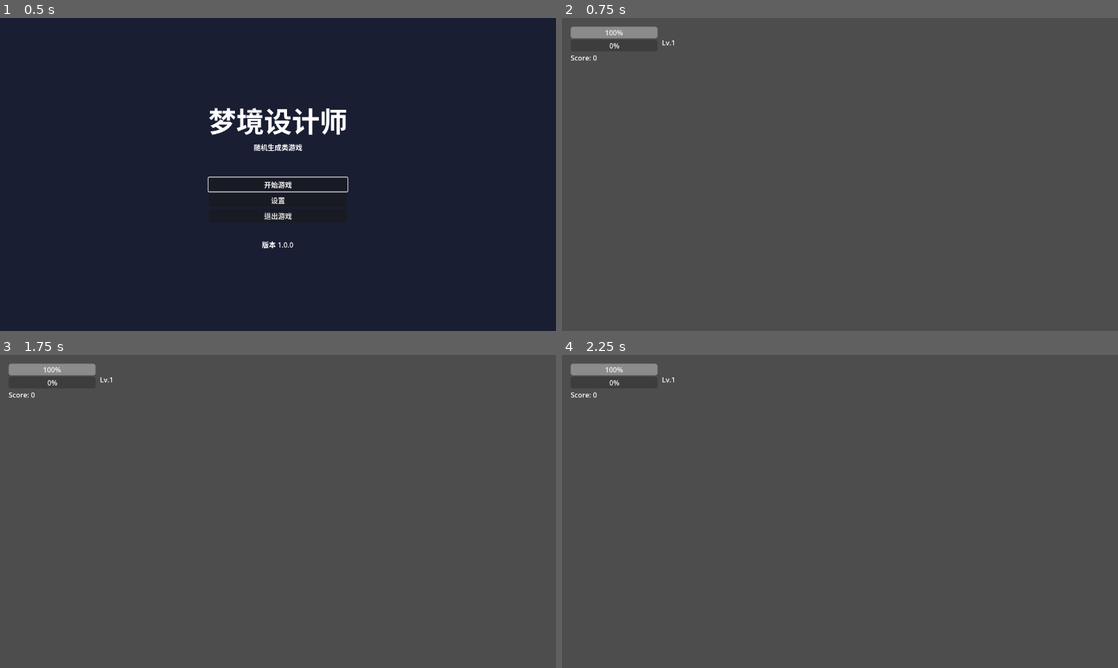
Above: before the commit, frames 1-4 (two rows, left to right).
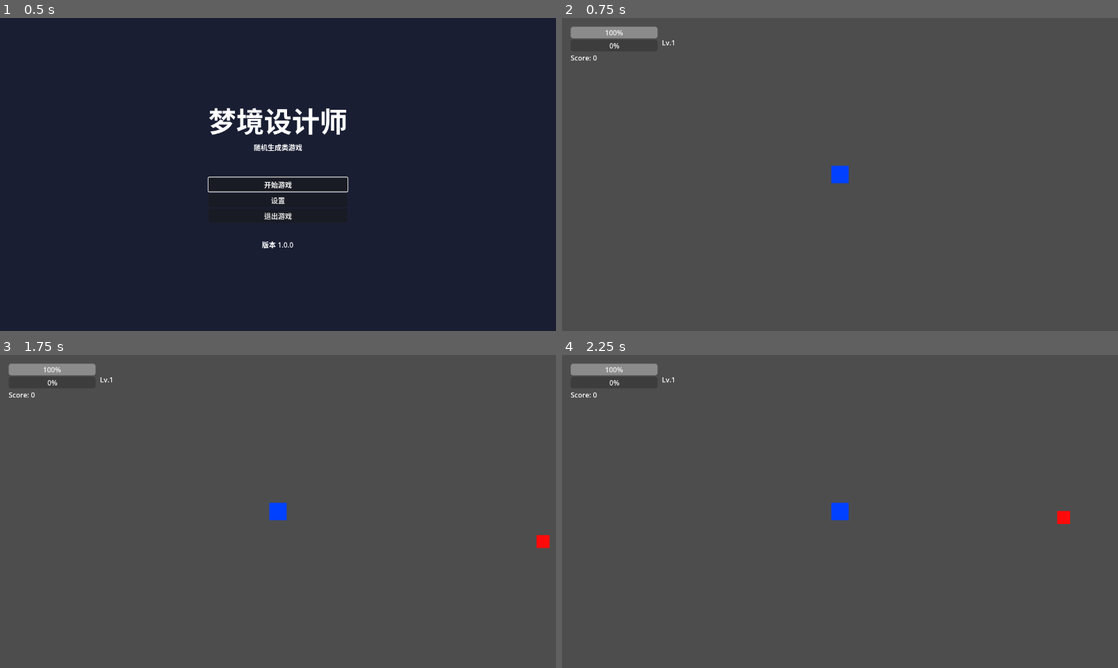
Above: after the commit, the same moments.

Repository: qaz8580111/OneiricDesigner
Game: Godot game, scene res://scenes/core/Main.tscn
Two runs of this game, one before a commit and one after it. Both use one fixed random seed, a clock stepped at 60 frames per second and the inputs below.
Inputs (mouse positions are in pixels of both pictures, inside the frame that each line leads up to):
- Up to frame 1 (0.5 s): no input
- Up to frame 2 (0.75 s): click "开始游戏" at 0.5 s
- Up to frame 3 (1.75 s): tap Enter (game_confirm) at 1.25, 1.35 s; move the mouse to (400, 495) at 1.27 s; hold Right (ui_right) from 1.28 s (still down); click (400, 495) at 1.42 s
- Up to frame 4 (2.25 s): move the mouse to (728, 527) at 2.02 s; release Right (ui_right) at 2.03 s; hold S (game_move_down) from 2.03 s (still down); tap Space (game_shoot) at 2.1 s

Frame 1 is identical in both runs. In frame 2, 0.2% of the frame differs, in the area x 48-52%, y 47-53%; in frame 3, 0.3%, in the area x 48-99%, y 47-62%; in frame 4, 0.3%.

Commit message:
基础主界面搭建完毕

Diff:
--- a/project.godot
+++ b/project.godot
@@ -37,6 +37,18 @@
 , Object(InputEventJoypadButton,"resource_local_to_scene":false,"resource_name":"","device":0,"button_index":7,"pressure":0.0,"pressed":false,"script":null)
 ]
 }
+ui_left={
+"deadzone": 0.5,
+"events": [Object(InputEventKey,"resource_local_to_scene":false,"resource_name":"","device":0,"window_id":0,"alt_pressed":false,"shift_pressed":false,"ctrl_pressed":false,"meta_pressed":false,"pressed":false,"keycode":0,"physical_keycode":4194319,"key_label":0,"unicode":0,"location":0,"echo":false,"script":null)
+, Object(InputEventJoypadButton,"resource_local_to_scene":false,"resource_name":"","device":0,"button_index":14,"pressure":0.0,"pressed":false,"script":null)
+]
+}
+ui_right={
+"deadzone": 0.5,
+"events": [Object(InputEventKey,"resource_local_to_scene":false,"resource_name":"","device":0,"window_id":0,"alt_pressed":false,"shift_pressed":false,"ctrl_pressed":false,"meta_pressed":false,"pressed":false,"keycode":0,"physical_keycode":4194321,"key_label":0,"unicode":0,"location":0,"echo":false,"script":null)
+, Object(InputEventJoypadButton,"resource_local_to_scene":false,"resource_name":"","device":0,"button_index":15,"pressure":0.0,"pressed":false,"script":null)
+]
+}
 ui_up={
 "deadzone": 0.5,
 "events": [Object(InputEventKey,"resource_local_to_scene":false,"resource_name":"","device":0,"window_id":0,"alt_presse …(194 unchanged characters)…
@@ -49,18 +61,6 @@
 , Object(InputEventJoypadButton,"resource_local_to_scene":false,"resource_name":"","device":0,"button_index":13,"pressure":0.0,"pressed":false,"script":null)
 ]
 }
-ui_left={
-"deadzone": 0.5,
-"events": [Object(InputEventKey,"resource_local_to_scene":false,"resource_name":"","device":0,"window_id":0,"alt_pressed":false,"shift_pressed":false,"ctrl_pressed":false,"meta_pressed":false,"pressed":false,"keycode":0,"physical_keycode":4194319,"key_label":0,"unicode":0,"location":0,"echo":false,"script":null)
-, Object(InputEventJoypadButton,"resource_local_to_scene":false,"resource_name":"","device":0,"button_index":14,"pressure":0.0,"pressed":false,"script":null)
-]
-}
-ui_right={
-"deadzone": 0.5,
-"events": [Object(InputEventKey,"resource_local_to_scene":false,"resource_name":"","device":0,"window_id":0,"alt_pressed":false,"shift_pressed":false,"ctrl_pressed":false,"meta_pressed":false,"pressed":false,"keycode":0,"physical_keycode":4194321,"key_label":0,"unicode":0,"location":0,"echo":false,"script":null)
-, Object(InputEventJoypadButton,"resource_local_to_scene":false,"resource_name":"","device":0,"button_index":15,"pressure":0.0,"pressed":false,"script":null)
-]
-}
 ui_confirm={
 "deadzone": 0.5,
 "events": [Object(InputEventKey,"resource_local_to_scene":false,"resource_name":"","device":0,"window_id":0,"alt_presse …(190 unchanged characters)…
@@ -71,30 +71,34 @@
 game_move_left={
 "deadzone": 0.2,
 "events": [Object(InputEventKey,"resource_local_to_scene":false,"resource_name":"","device":0,"window_id":0,"alt_presse …(190 unchanged characters)…
+, Object(InputEventKey,"resource_local_to_scene":false,"resource_name":"","device":0,"window_id":0,"alt_pressed":false,"shift_pressed":false,"ctrl_pressed":false,"meta_pressed":false,"pressed":false,"keycode":0,"physical_keycode":4194319,"key_label":0,"unicode":0,"location":0,"echo":false,"script":null)
 , Object(InputEventJoypadMotion,"resource_local_to_scene":false,"resource_name":"","device":0,"axis":0,"axis_value":-1.0,"script":null)
 ]
 }
 game_move_right={
 "deadzone": 0.2,
 "events": [Object(InputEventKey,"resource_local_to_scene":false,"resource_name":"","device":0,"window_id":0,"alt_presse …(191 unchanged characters)…
+, Object(InputEventKey,"resource_local_to_scene":false,"resource_name":"","device":0,"window_id":0,"alt_pressed":false,"shift_pressed":false,"ctrl_pressed":false,"meta_pressed":false,"pressed":false,"keycode":0,"physical_keycode":4194321,"key_label":0,"unicode":0,"location":0,"echo":false,"script":null)
 , Object(InputEventJoypadMotion,"resource_local_to_scene":false,"resource_name":"","device":0,"axis":0,"axis_value":1.0,"script":null)
 ]
 }
 game_move_up={
 "deadzone": 0.2,
 "events": [Object(InputEventKey,"resource_local_to_scene":false,"resource_name":"","device":0,"window_id":0,"alt_presse …(191 unchanged characters)…
+, Object(InputEventKey,"resource_local_to_scene":false,"resource_name":"","device":0,"window_id":0,"alt_pressed":false,"shift_pressed":false,"ctrl_pressed":false,"meta_pressed":false,"pressed":false,"keycode":0,"physical_keycode":4194320,"key_label":0,"unicode":0,"location":0,"echo":false,"script":null)
 , Object(InputEventJoypadMotion,"resource_local_to_scene":false,"resource_name":"","device":0,"axis":1,"axis_value":-1.0,"script":null)
 ]
 }
 game_move_down={
 "deadzone": 0.2,
 "events": [Object(InputEventKey,"resource_local_to_scene":false,"resource_name":"","device":0,"window_id":0,"alt_presse …(191 unchanged characters)…
+, Object(InputEventKey,"resource_local_to_scene":false,"resource_name":"","device":0,"window_id":0,"alt_pressed":false,"shift_pressed":false,"ctrl_pressed":false,"meta_pressed":false,"pressed":false,"keycode":0,"physical_keycode":4194322,"key_label":0,"unicode":0,"location":0,"echo":false,"script":null)
 , Object(InputEventJoypadMotion,"resource_local_to_scene":false,"resource_name":"","device":0,"axis":1,"axis_value":1.0,"script":null)
 ]
 }
 game_interact={
 "deadzone": 0.5,
-"events": [Object(InputEventKey,"resource_local_to_scene":fa …(139 unchanged characters)… d":false,"keycode":0,"physical_keycode":32,"key_label":0,"unicode":32,"location":0,"echo":false,"script":null)
+"events": [Object(InputEventKey,"resource_local_to_scene":fa …(139 unchanged characters)… d":false,"keycode":0,"physical_keycode":69,"key_label":0,"unicode":101,"location":0,"echo":false,"script":null)
 , Object(InputEventKey,"resource_local_to_scene":false,"resource_name":"","device":0,"window_id":0,"alt_pressed":false, …(185 unchanged characters)…
 , Object(InputEventMouseButton,"resource_local_to_scene":false,"resource_name":"","device":0,"window_id":0,"alt_pressed …(243 unchanged characters)…
 , Object(InputEventJoypadButton,"resource_local_to_scene":false,"resource_name":"","device":0,"button_index":0,"pressure":0.0,"pressed":false,"script":null)
--- a/scenes/gameplay/Player.tscn
+++ b/scenes/gameplay/Player.tscn
@@ -14,7 +14,6 @@
 
 [node name="Sprite2D" type="Sprite2D" parent="."]
 modulate = Color(0, 0.5, 1, 1)
-rect_size = Vector2(40, 40)
 
 [node name="CollisionShape2D" type="CollisionShape2D" parent="."]
 shape = SubResource("CircleShape2D_1")
--- a/scenes/ui/MainMenu.tscn
+++ b/scenes/ui/MainMenu.tscn
@@ -36,7 +36,7 @@
 
 [node name="Title" type="Label" parent="VBoxContainer"]
 layout_mode = 2
-text = "UnknowWorld"
+text = "OneiricDesigner"
 horizontal_alignment = 1
 vertical_alignment = 1
 theme_type_variation = &"HeaderMedium"
@@ -73,5 +73,5 @@
 
 [node name="VersionLabel" type="Label" parent="VBoxContainer"]
 layout_mode = 2
-text = "v1.0.0"
+text = "v1.0.1"
 horizontal_alignment = 1
--- a/scripts/autoload/InputManager.gd
+++ b/scripts/autoload/InputManager.gd
@@ -51,13 +51,10 @@
 
 
 func _process(delta: float) -> void:
-	# 更新输入屏蔽计时器
 	if _input_cooldown_timer > 0.0:
 		_input_cooldown_timer -= delta
 
-	# 缓存移动向量（GAMEPLAY 上下文 或 UI 导航上下文都需要）
-	if _is_context_active("GAMEPLAY") or _is_context_active("PAUSE_MENU") or _is_context_active("SETTINGS"):
-		_cache_movement_input()
+	_cache_movement_input()
 
 
 func _input(event: InputEvent) -> void:
@@ -69,8 +66,6 @@
 
 ## 获取移动向量（已处理死区+归一化）- 游戏角色移动专用
 func get_movement() -> Vector2:
-	if not _is_context_active("GAMEPLAY"):
-		return Vector2.ZERO
 	return _cached_movement
 
 ## 获取导航向量（已处理死区+归一化）- UI菜单导航专用
@@ -138,6 +133,12 @@
 		_input_cooldown_timer = INPUT_COOLDOWN
 
 
+## 强制重置上下文栈（用于跨场景切换时清理残留上下文）
+func reset_context(context_name: String) -> void:
+	_context_stack = [context_name]
+	_input_cooldown_timer = INPUT_COOLDOWN
+
+
 ## 获取当前上下文名称
 func get_current_context() -> String:
 	return _context_stack.back()
@@ -203,18 +204,7 @@
 	var input_x: float = Input.get_axis("game_move_left", "game_move_right")
 	var input_y: float = Input.get_axis("game_move_up", "game_move_down")
 
-	# 应用死区过滤
-	if abs(input_x) < JOYSTICK_DEADZONE:
-		input_x = 0.0
-	if abs(input_y) < JOYSTICK_DEADZONE:
-		input_y = 0.0
-
-	# 归一化向量（避免斜向移动速度过快）
-	var raw_vector: Vector2 = Vector2(input_x, input_y)
-	if raw_vector.length() > 1.0:
-		raw_vector = raw_vector.normalized()
-
-	_cached_movement = raw_vector
+	_cached_movement = Vector2(input_x, input_y)
 
 
 ## 检查动作是否在当前上下文允许
--- a/scripts/autoload/MenuController.gd
+++ b/scripts/autoload/MenuController.gd
@@ -81,7 +81,10 @@
 func _scan_children(node: Node) -> void:
 	for child in node.get_children():
 		if child is Button or child is OptionButton or child is CheckBox or child is HSlider:
-			if child.visible and not child.disabled:
+			var is_disabled: bool = false
+			if child.has_method("is_disabled"):
+				is_disabled = child.is_disabled()
+			if child.visible and not is_disabled:
 				focusable_controls.append(child as Control)
 		_scan_children(child)
 
--- a/scripts/entities/Bullet.gd
+++ b/scripts/entities/Bullet.gd
@@ -4,7 +4,7 @@
 @export var damage: int = 10
 @export var lifetime: float = 2.0
 
-@onready var sprite: Sprite2D = %Sprite2D
+@onready var sprite: Sprite2D = $Sprite2D
 
 var _direction: Vector2 = Vector2.RIGHT
 var _lifetime_timer: float = 0.0
@@ -14,7 +14,14 @@
 
 func _ready() -> void:
 	_lifetime_timer = lifetime
+	_create_placeholder_texture(sprite, Color(0.2, 0.8, 1, 1), 8, 8)
 	body_entered.connect(_on_body_entered)
+
+func _create_placeholder_texture(sprite_node: Sprite2D, color: Color, width: int, height: int) -> void:
+	var image: Image = Image.create(width, height, false, Image.FORMAT_RGBA8)
+	image.fill(color)
+	var texture: ImageTexture = ImageTexture.create_from_image(image)
+	sprite_node.texture = texture
 
 func _physics_process(delta: float) -> void:
 	_lifetime_timer -= delta
--- a/scripts/entities/Enemy.gd
+++ b/scripts/entities/Enemy.gd
@@ -16,8 +16,15 @@
 
 func _ready() -> void:
 	_max_health = health
+	_create_placeholder_texture(sprite, Color(1, 0.2, 0.2, 1), 30, 30)
 	if hitbox:
 		hitbox.body_entered.connect(_on_hitbox_body_entered)
+
+func _create_placeholder_texture(sprite_node: Sprite2D, color: Color, width: int, height: int) -> void:
+	var image: Image = Image.create(width, height, false, Image.FORMAT_RGBA8)
+	image.fill(color)
+	var texture: ImageTexture = ImageTexture.create_from_image(image)
+	sprite_node.texture = texture
 
 func _physics_process(delta: float) -> void:
 	if _player == null:
--- a/scripts/entities/ExpOrb.gd
+++ b/scripts/entities/ExpOrb.gd
@@ -4,7 +4,7 @@
 @export var speed: float = 100.0
 @export var lifetime: float = 5.0
 
-@onready var sprite: Sprite2D = %Sprite2D
+@onready var sprite: Sprite2D = $Sprite2D
 
 var _target: Node2D = null
 var _lifetime_timer: float = 0.0
@@ -14,7 +14,14 @@
 
 func _ready() -> void:
 	_lifetime_timer = lifetime
+	_create_placeholder_texture(sprite, Color(0.2, 1, 0.5, 1), 20, 20)
 	body_entered.connect(_on_body_entered)
+
+func _create_placeholder_texture(sprite_node: Sprite2D, color: Color, width: int, height: int) -> void:
+	var image: Image = Image.create(width, height, false, Image.FORMAT_RGBA8)
+	image.fill(color)
+	var texture: ImageTexture = ImageTexture.create_from_image(image)
+	sprite_node.texture = texture
 
 func _physics_process(delta: float) -> void:
 	_lifetime_timer -= delta
--- a/scripts/entities/Main.gd
+++ b/scripts/entities/Main.gd
@@ -70,6 +70,8 @@
 func _start_game() -> void:
 	_clear_ui()
 	current_screen = Screen.GAME
+	# 强制重置输入上下文到 GAMEPLAY，避免菜单残留的 PAUSE_MENU 阻塞游戏输入
+	InputManager.reset_context("GAMEPLAY")
 	GameManager.start_new_game()
 
 func _spawn_game_elements() -> void:
--- a/scripts/entities/Player.gd
+++ b/scripts/entities/Player.gd
@@ -22,8 +22,15 @@
 
 func _ready() -> void:
 	health = max_health
+	_create_placeholder_texture(sprite, Color(0, 0.5, 1, 1), 40, 40)
 	if hitbox:
 		hitbox.body_entered.connect(_on_hitbox_body_entered)
+
+func _create_placeholder_texture(sprite_node: Sprite2D, color: Color, width: int, height: int) -> void:
+	var image: Image = Image.create(width, height, false, Image.FORMAT_RGBA8)
+	image.fill(color)
+	var texture: ImageTexture = ImageTexture.create_from_image(image)
+	sprite_node.texture = texture
 
 func _physics_process(delta: float) -> void:
 	_move(delta)
Not shown, changed: data/localization/en_US.po
Not shown, changed: data/localization/zh_CN.po
Not shown, added: scripts/autoload/GameManager.gd.uid
Not shown, added: scripts/autoload/InputManager.gd.uid
Not shown, added: scripts/autoload/MenuController.gd.uid
Not shown, added: scripts/autoload/RandomManager.gd.uid
Not shown, added: scripts/autoload/TranslationManager.gd.uid
Not shown, added: scripts/entities/Bullet.gd.uid
Not shown, added: scripts/entities/Enemy.gd.uid
Not shown, added: scripts/entities/ExpOrb.gd.uid
Not shown, added: scripts/entities/GameWorld.gd.uid
Not shown, added: scripts/entities/Main.gd.uid
(and 6 more such lines)
